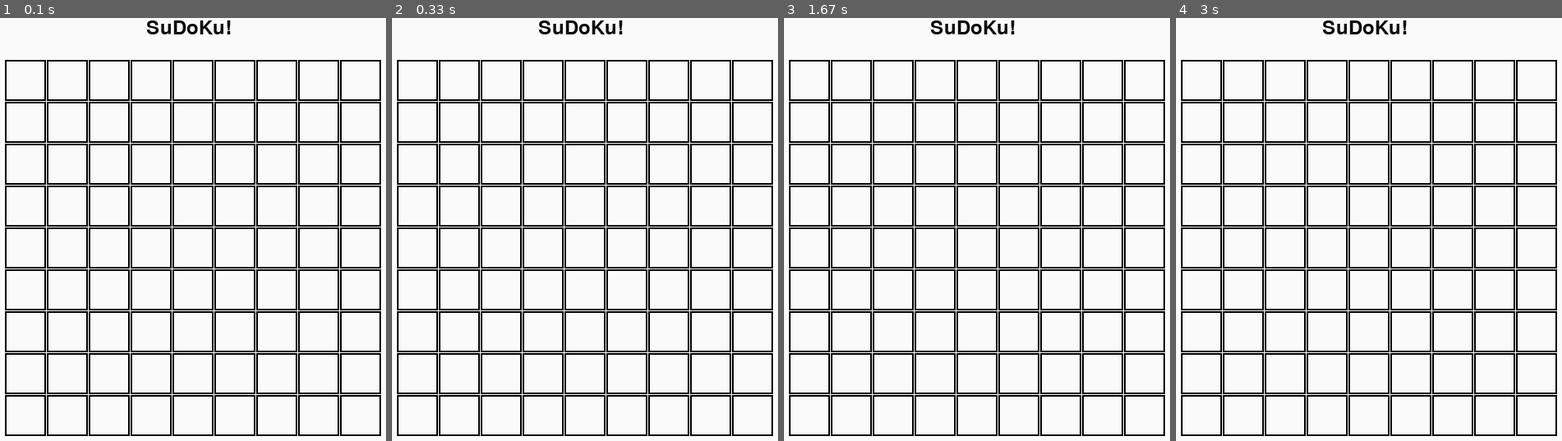
Above: before the commit, frames 1-4 (left to right).
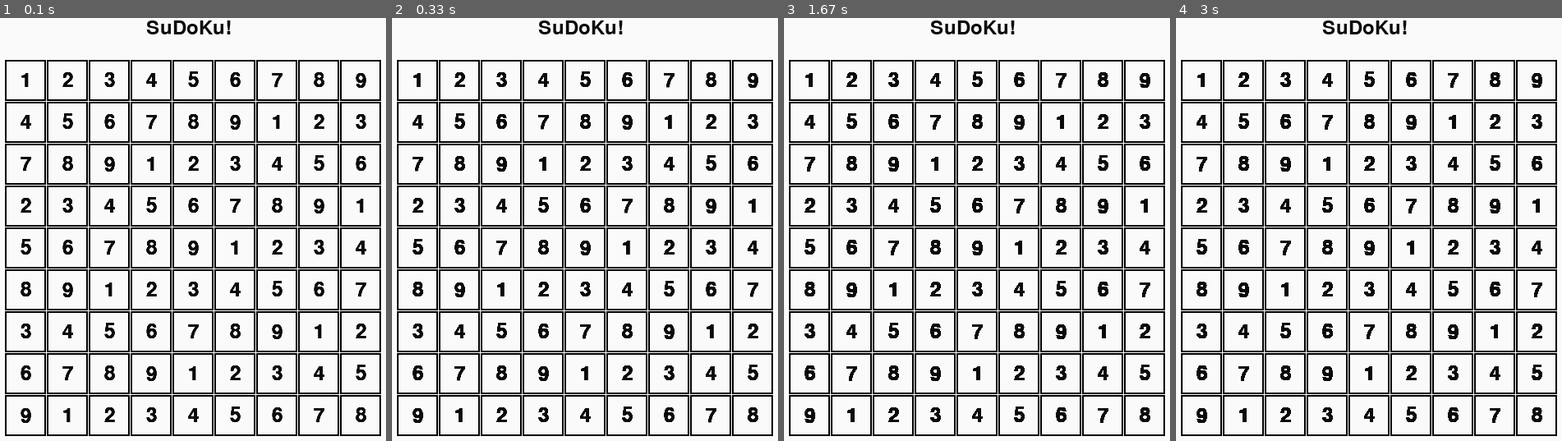
Above: after the commit, the same moments.

Repository: Perzival1312/sudoku
Game: pygame game, started from main.py
Same seed, same stepped clock (60 frames per second), same inputs: the game is played once before the commit and once after it.
Inputs:
- Up to frame 1 (0.1 s): no input
- Up to frame 2 (0.33 s): no input
- Up to frame 3 (1.67 s): no input
- Up to frame 4 (3 s): no input

The runs differ from the first frame. In frame 1, 4.9% of the frame differs, in the area x 5-95%, y 12-96%; in frame 2, 4.9%; in frame 3, 4.9%; in frame 4, 4.9%.

Commit message:
displaying numbers on board

Diff:
--- a/main.py
+++ b/main.py
@@ -228,15 +228,15 @@
     clock = pg.time.Clock()
     # all of the squares for the sudoku grid
     border_rects = []
-    for x in range(1, 10):
-        for y in range(1, 10):
+    for y in range(1, 10):
+        for x in range(1, 10):
             border_rects.append(pg.rect.Rect((x+x*r_size, y+y*r_size),(r_size, r_size)))
     # drawing the squares
     for rect in border_rects:
         pg.draw.rect(background, [0,0,0], rect, 2)
+
+    while 1:
     #  TODO: draw in text from the board array passed in
-
-    while 1:
         # 60 fps max
         clock.tick(60)
         for event in pg.event.get():
@@ -245,7 +245,20 @@
                 return
             elif event.type == KEYDOWN and event.key == K_ESCAPE:
                 return
-        # uredraws updated screen
+        # Flatten the board array for easier number placement
+        # bc the square list is only 1D
+        board_nums = []
+        for row in board:
+            board_nums.extend(row)
+        # Draw in the numbers
+        if pg.font:
+            font = pg.font.Font(None, 36)
+            for ind, sqr in enumerate(border_rects):
+                text = font.render(str(board_nums[ind]), 1, (10, 10, 10))
+                textpos = text.get_rect(centerx=sqr.x+(sqr.width/2), centery=sqr.y+(sqr.height/2))
+
+                background.blit(text, textpos)
+        # redraws updated screen
         screen.blit(background, (0, 0))
         pg.display.flip()
 
